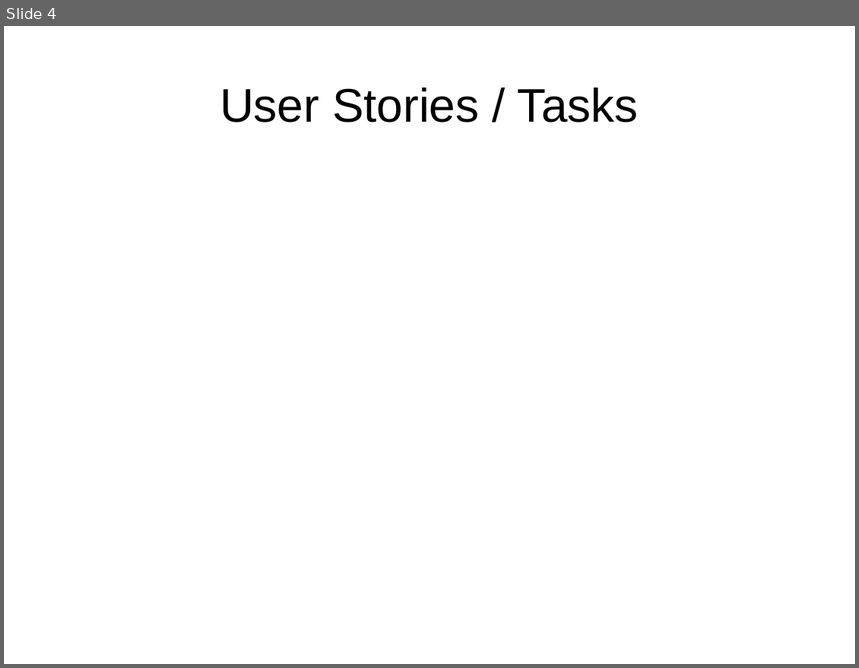
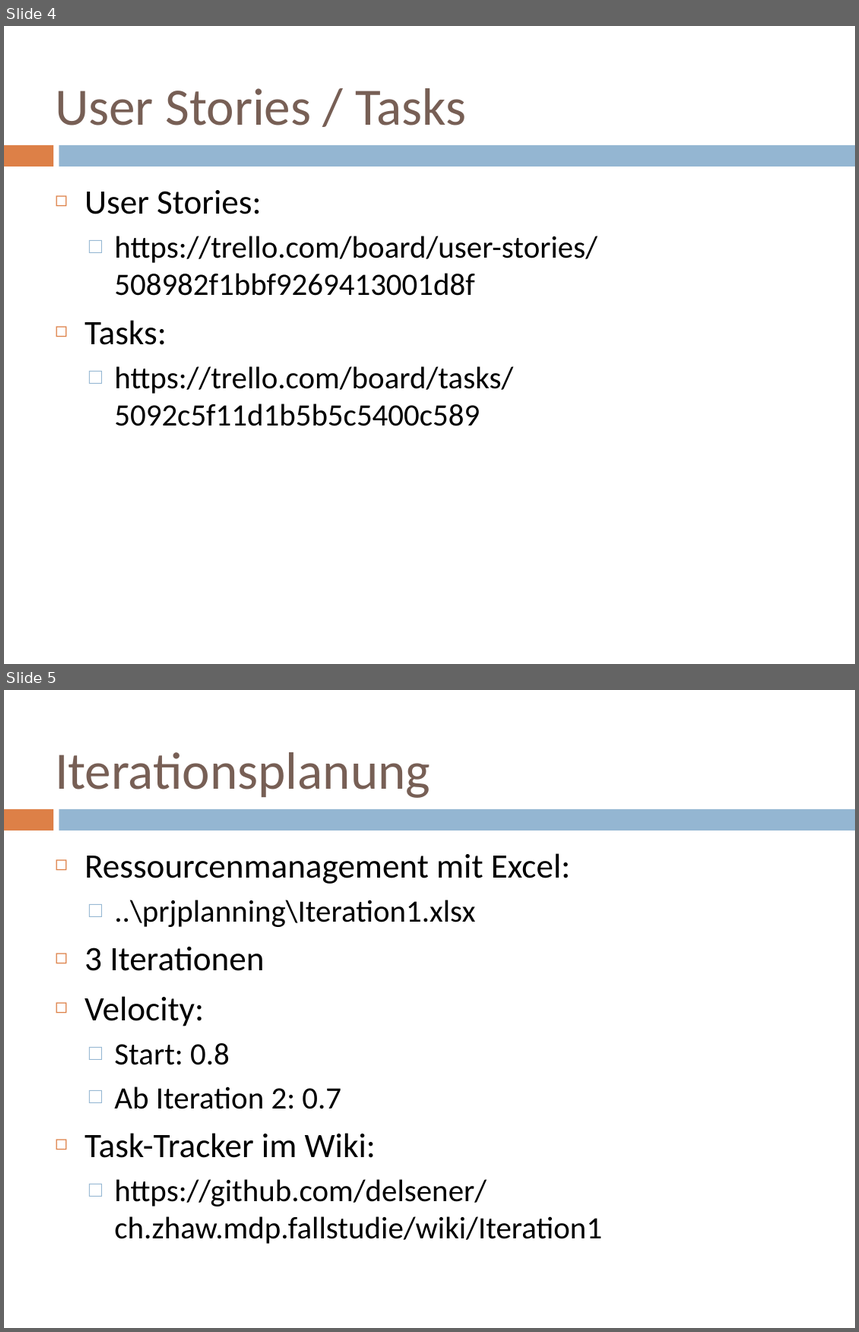
Before and after one commit to delsener/ch.zhaw.mdp.fallstudie, a slide deck: presentation/jmail_presentation.ppt. Shown one above the other, each under a label of ours: slide 4 before the commit, slides 4 and 5 after it. The pictures are 859x668 and 859x1332 pixels, drawn with LibreOffice and Linux fonts; fonts in the diff are those of the drawing; background and template pictures are left out. Boxes give left, top, right and bottom in pixels: in the first picture for what was removed or moved away, otherwise in the second. Text is boxed around its words. In the diff, an @@ line names an element or a change of style, - is before the commit and + after.

```diff
--- a/presentation/jmail_presentation.ppt
+++ b/presentation/jmail_presentation.ppt
@@ slide 5 added at [4,690,855,1328], background #FFFFFF; not listed: 2 template elements that a slide beside it also shows @@
@@ title added at [55,752,430,798], 49 pt, text #775F55 @@
+Iterationsplanung
@@ text added at [85,853,602,1244], 29 pt, text #000000 @@
+◻ Ressourcenmanagement mit Excel:
+  □ ..\prjplanning\Iteration1.xlsx
+◻ 3 Iterationen
+◻ Velocity:
+  □ Start: 0.8
+  □ Ab Iteration 2: 0.7
+◻ Task-Tracker im Wiki:
+  □ https://github.com/delsener/ch.zhaw.mdp.fallstudie/wiki/Iteration1
@@ slide 4 changed as well @@
@@ title "User Stories / Tasks" at [55,88,466,126]: size 44 to 49 pt, font Arial to Calibri, text colour #000000 to #775F55; alignment centre to left; line spacing 0.93 to 1 @@
@@ rectangle added at [4,145,53,167], fill #DD8047 @@
@@ rectangle added at [59,145,855,167], fill #94B6D2 @@
@@ text added at [85,190,598,427], 29 pt, text #000000 @@
+◻ User Stories:
+  □ https://trello.com/board/user-stories/508982f1bbf9269413001d8f
+◻ Tasks:
+  □ https://trello.com/board/tasks/5092c5f11d1b5b5c5400c589
```
Also in this commit, not shown: 6 other slides changed, 4 other slides added, 2 slides removed.
